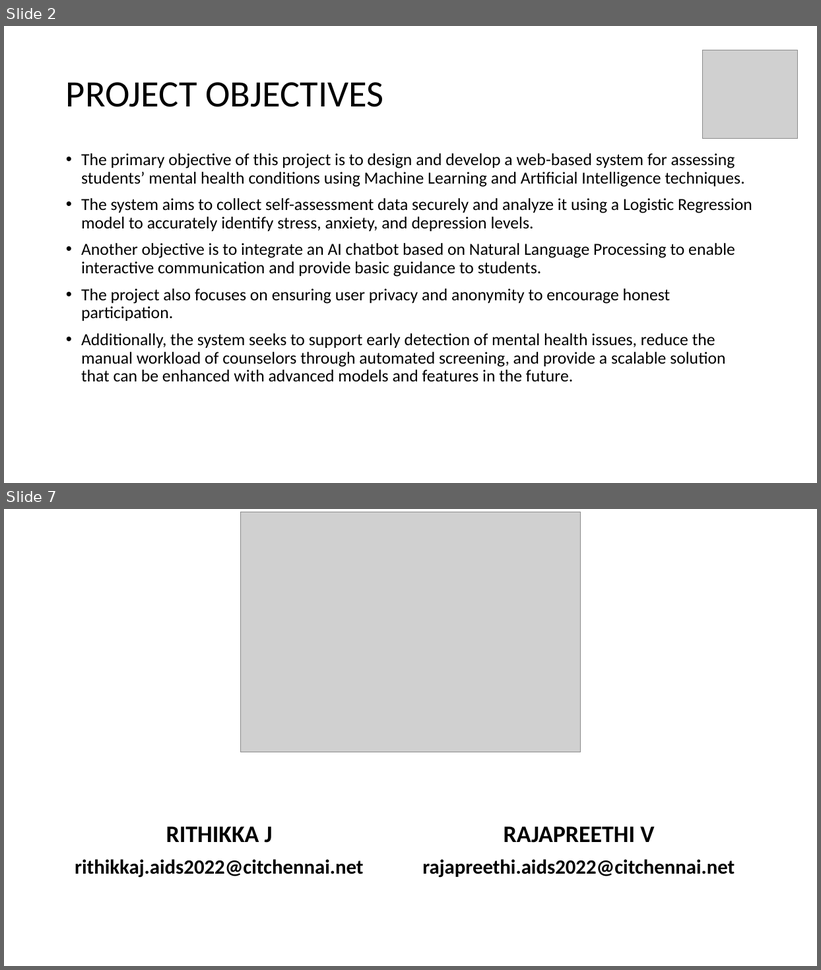
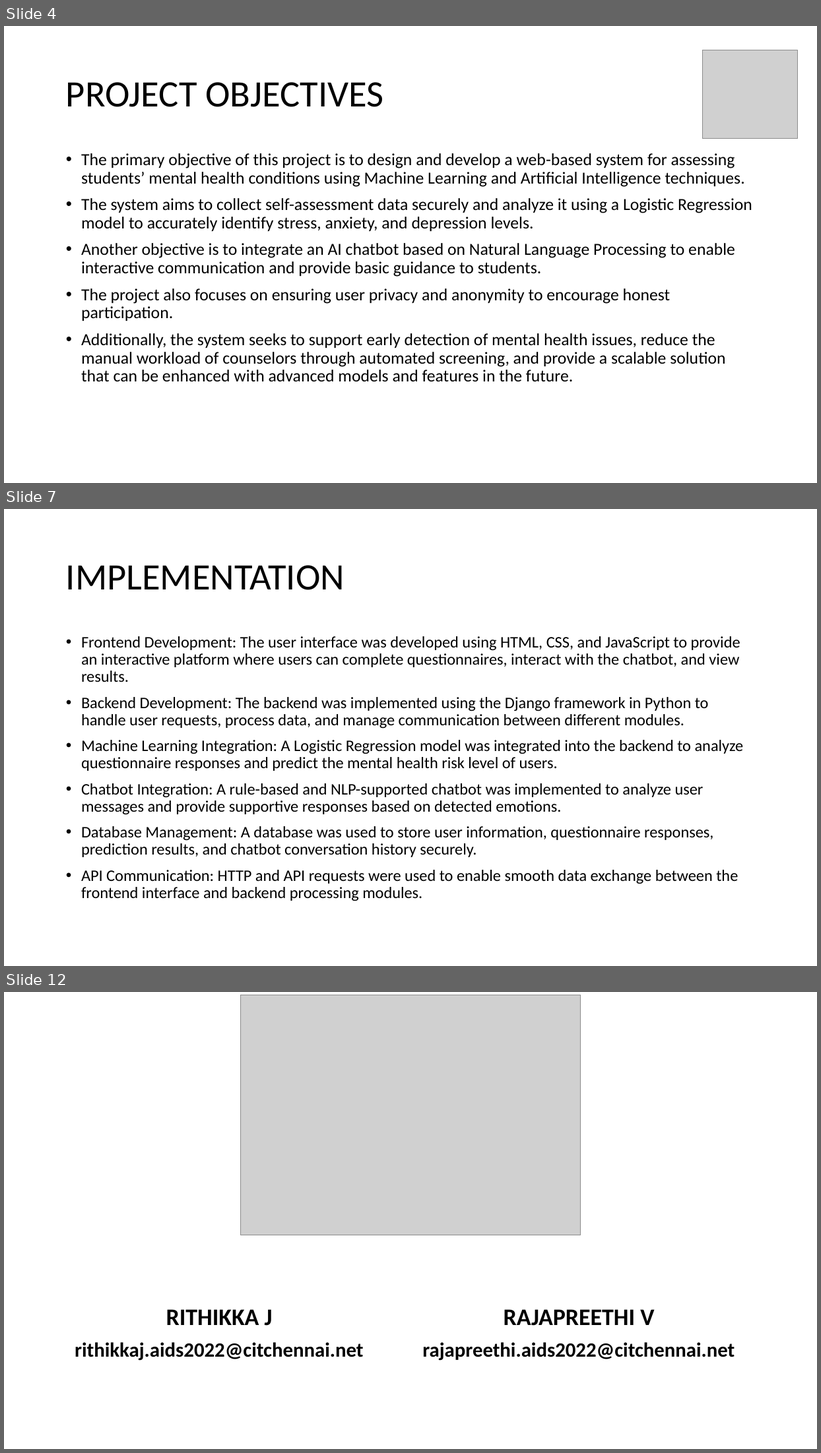
Before and after one commit to rithikkaj/Finalyear, a slide deck: CCP_FIRST_REVIEW[1][1].pptx. Shown one above the other, each under a label of ours: slides 2 and 7 before the commit, slides 4, 7 and 12 after it; the slides between them are not shown. The pictures are 821x970 and 821x1453 pixels, drawn with LibreOffice and Linux fonts; fonts in the diff are those of the drawing; grey boxes stand for pictures. Boxes give left, top, right and bottom in pixels: in the first picture for what was removed or moved away, otherwise in the second. Text is boxed around its words. In the diff, an @@ line names an element or a change of style, - is before the commit and + after.

```diff
--- a/CCP_FIRST_REVIEW[1][1].pptx
+++ b/CCP_FIRST_REVIEW[1][1].pptx
@@ slide 7 added at box(4, 509, 817, 966), background #FFFFFF @@
@@ title added at box(66, 565, 345, 590), 44 pt, text #000000 @@
+IMPLEMENTATION
@@ text added at box(81, 636, 744, 902), 19 pt, text #000000 @@
+• Frontend Development: The user interface was developed using HTML, CSS, and JavaScript to provide an interactive platform where users can complete questionnaires, interact with the chatbot, and view results.
+• Backend Development: The backend was implemented using the Django framework in Python to handle user requests, process data, and manage communication between different modules.
+• Machine Learning Integration: A Logistic Regression model was integrated into the backend to analyze questionnaire responses and predict the mental health risk level of users.
+• Chatbot Integration: A rule-based and NLP-supported chatbot was implemented to analyze user messages and provide supportive responses based on detected emotions.
+• Database Management: A database was used to store user information, questionnaire responses, prediction results, and chatbot conversation history securely.
+• API Communication: HTTP and API requests were used to enable smooth data exchange between the frontend interface and backend processing modules.
@@ what was slide 2 is now slide 4 @@
@@ what was slide 7 is now slide 12 @@
```
Also in this commit, not shown: 2 slides changed, 6 other slides added, 2 slides removed, 7 other files.
